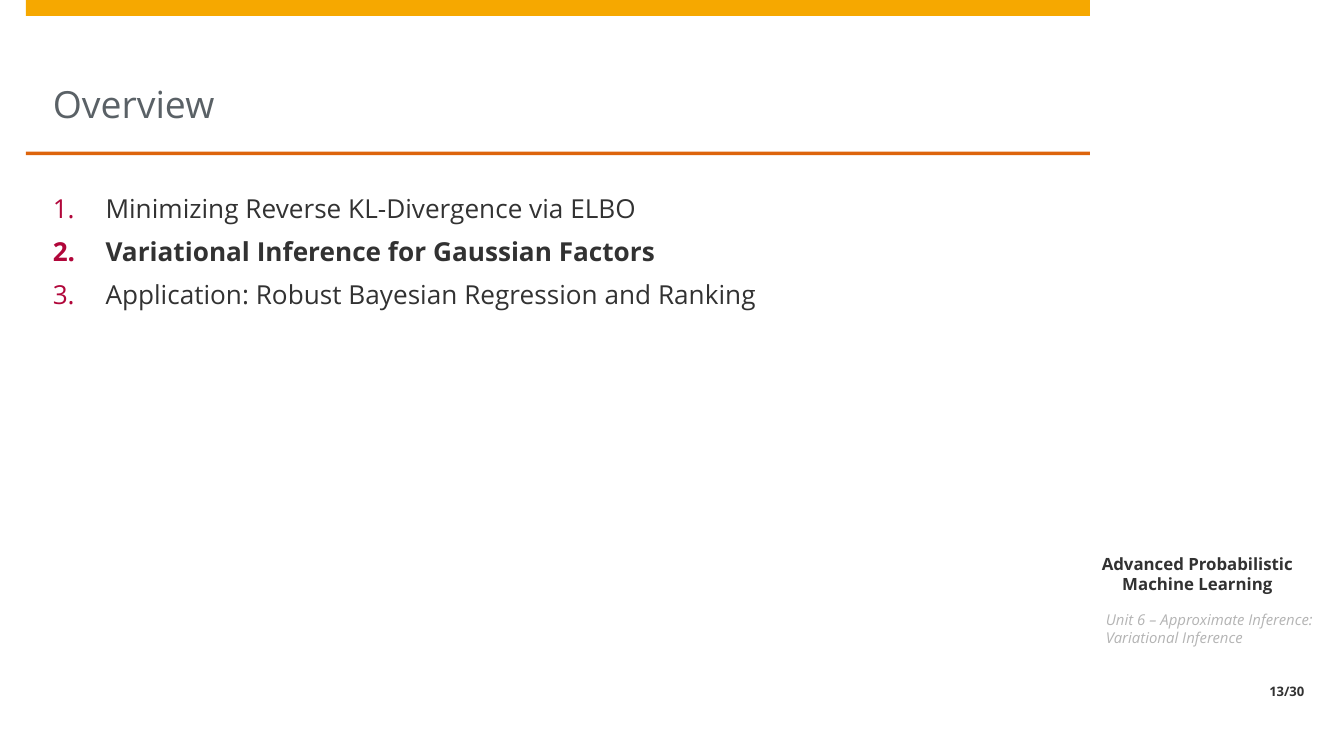
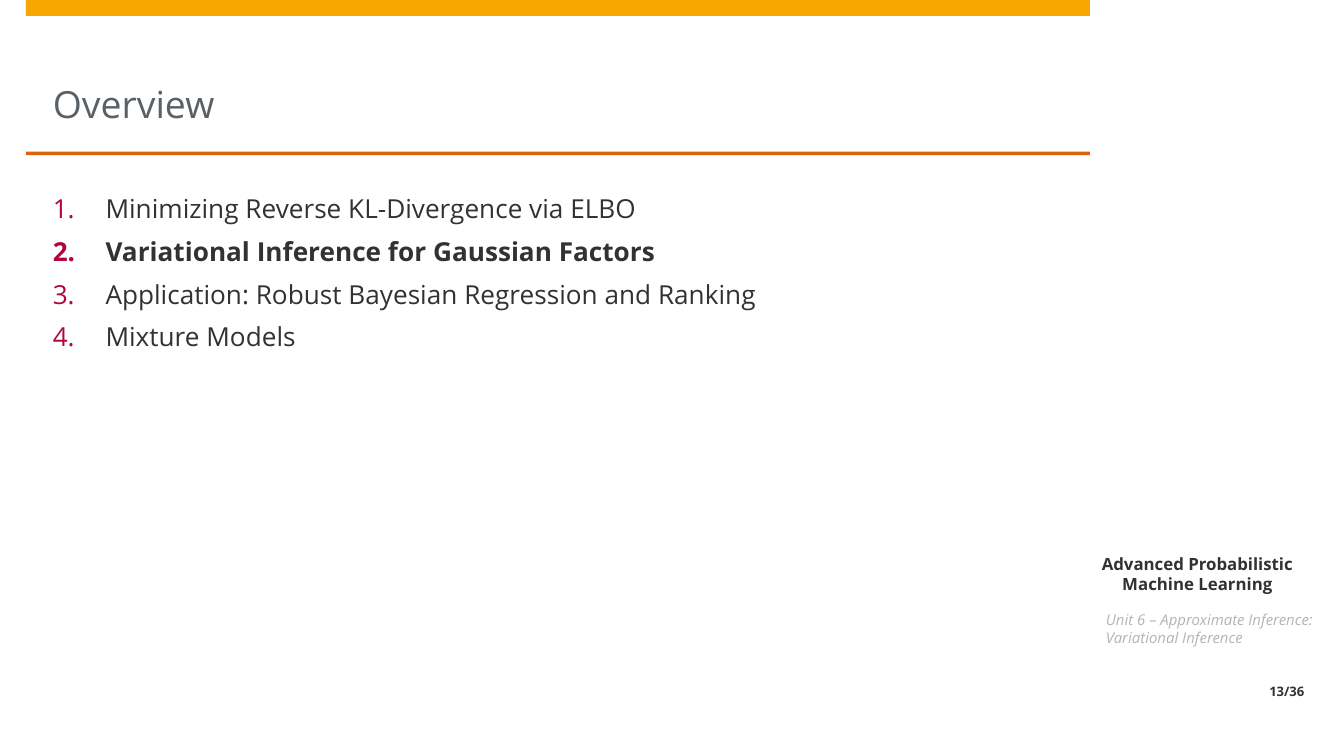
Before and after one commit to treyfel/pml-wise2025, a slide deck: slide 13 of unit6/Unit6 - Approximate Inference (Variational Inference).pptx. Drawn at 1344x756 pixels with LibreOffice and Linux fonts; fonts in the diff are those of the drawing; background and template pictures are left out. Boxes give left, top, right and bottom in pixels: in the first picture for what was removed or moved away, otherwise in the second. Text is boxed around its words. In the diff, an @@ line names an element or a change of style, - is before the commit and + after.

```diff
--- a/unit6/Unit6 - Approximate Inference (Variational Inference).pptx
+++ b/unit6/Unit6 - Approximate Inference (Variational Inference).pptx
@@ text at box(106, 326, 295, 347): paragraph added @@
+4. Mixture Models
```
Also in this commit, not shown: 21 other slides changed, 6 slides added, 1 other file.
